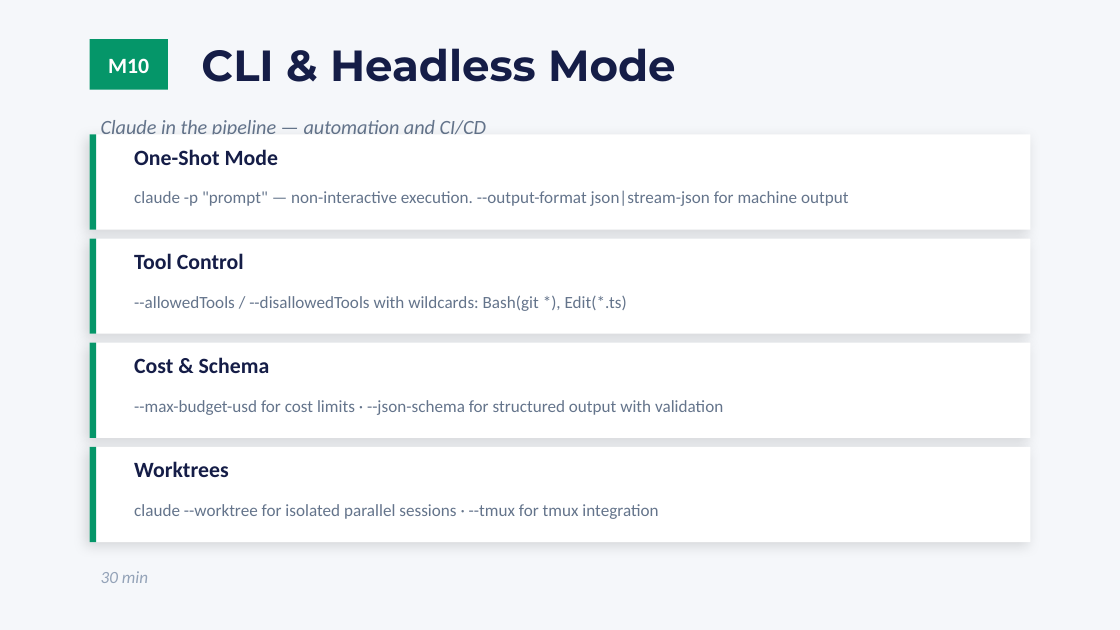
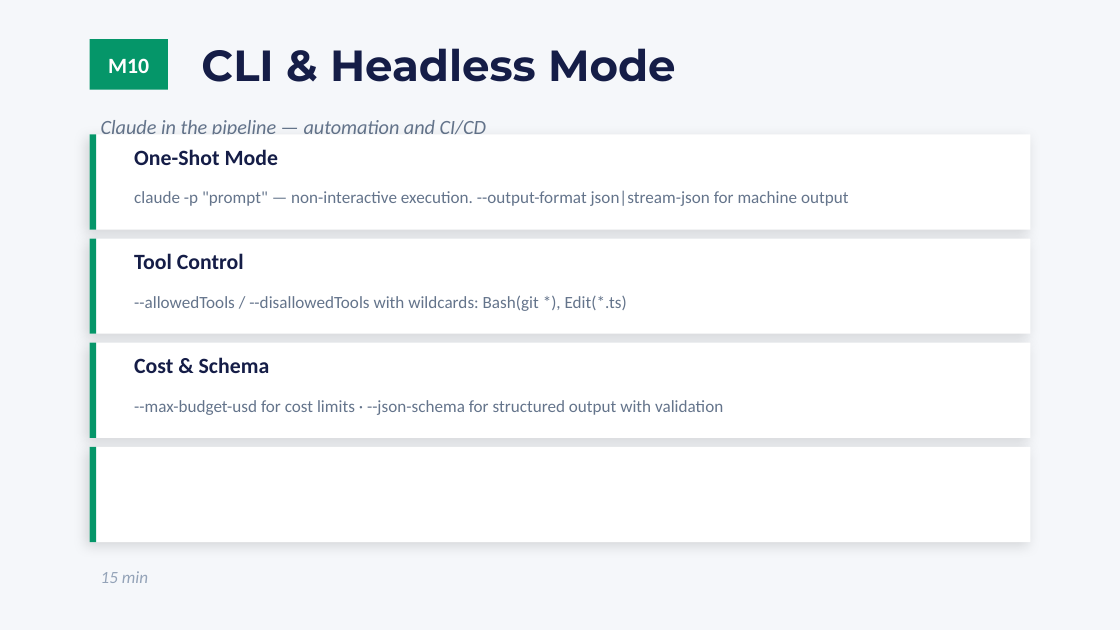
Before and after one commit to clusterreplyDE/claude_workshop, a slide deck: slide 34 of slides/workshop.pptx. Drawn at 1120x630 pixels with LibreOffice and Linux fonts; fonts in the diff are those of the drawing. Boxes give left, top, right and bottom in pixels: in the first picture for what was removed or moved away, otherwise in the second. Text is boxed around its words. In the diff, an @@ line names an element or a change of style, - is before the commit and + after.

```diff
--- a/slides/workshop.pptx
+++ b/slides/workshop.pptx
@@ text removed at box(134, 461, 228, 477) @@
-Worktrees
@@ text removed at box(134, 504, 658, 519) @@
-claude --worktree for isolated parallel sessions · --tmux for tmux integration
@@ text at box(101, 571, 148, 583): text changed @@
-30 min
+15 min
```
Also in this commit, not shown: 8 other slides changed, 5 other files.
